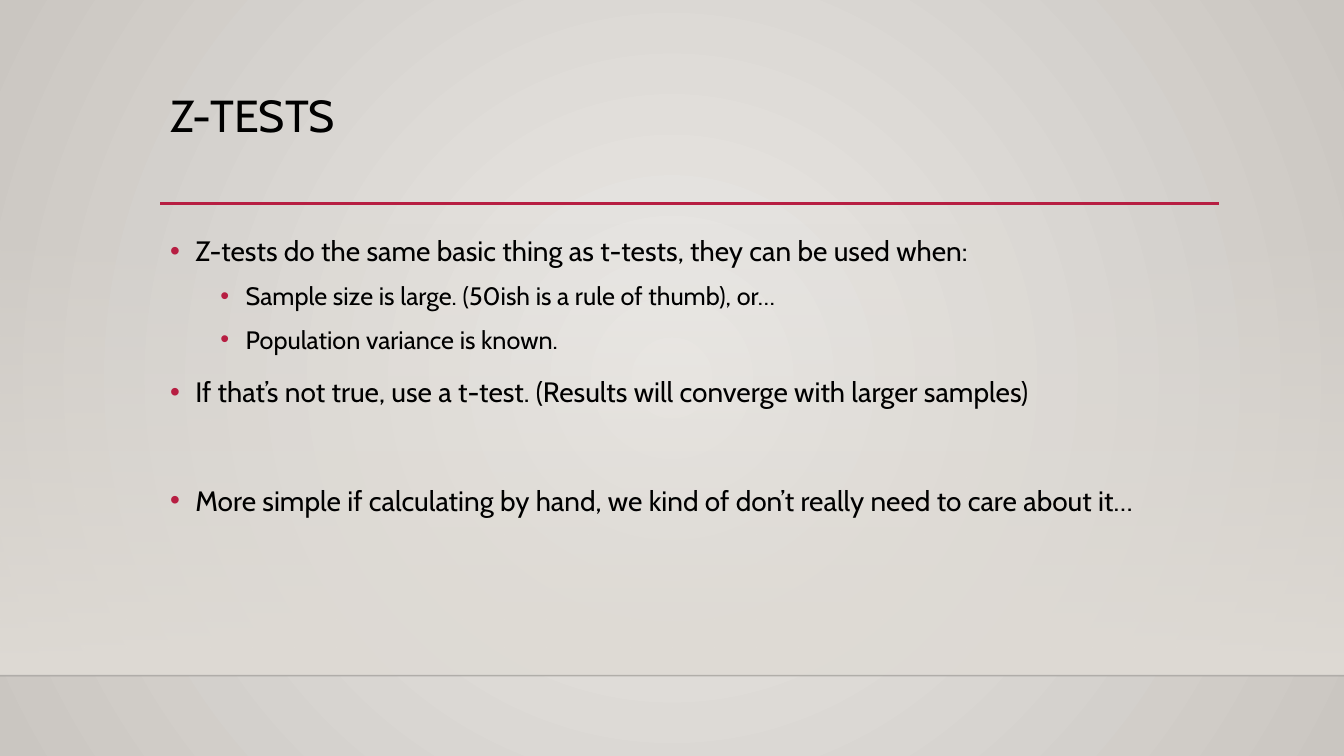
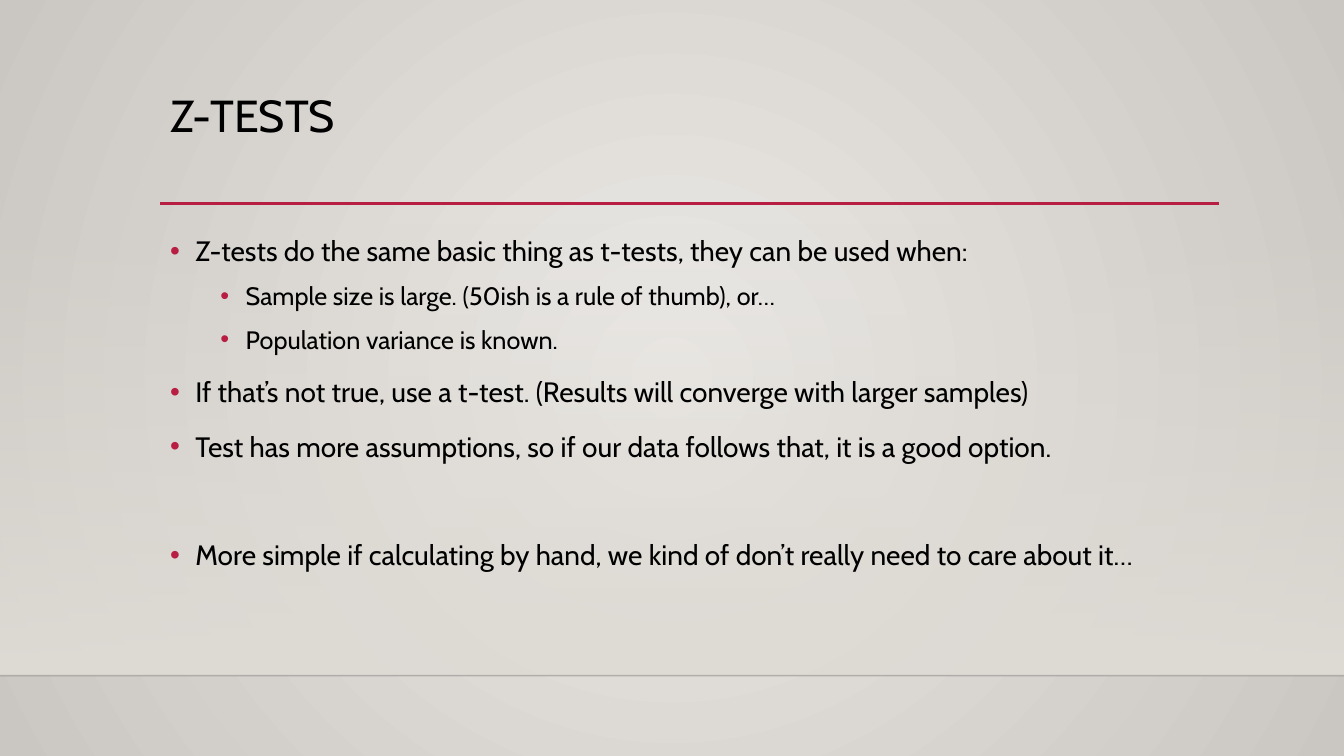
Before and after one commit to AkeemSemperDataScience/Basic_Stats_in_Python_Student_Repository, a slide deck: slide 37 of reference_material/slides/018_Hypothesis_Test.pptx (slide 36 before the commit). Drawn at 1344x756 pixels with LibreOffice and Linux fonts; fonts in the diff are those of the drawing; background and template pictures are left out. Boxes give left, top, right and bottom in pixels: in the first picture for what was removed or moved away, otherwise in the second. Text is boxed around its words. In the diff, an @@ line names an element or a change of style, - is before the commit and + after.

```diff
--- a/reference_material/slides/018_Hypothesis_Test.pptx
+++ b/reference_material/slides/018_Hypothesis_Test.pptx
@@ text at [195,436,1051,463]: paragraph added @@
+• Test has more assumptions, so if our data follows that, it is a good option.
```
Also in this commit, not shown: 5 other slides changed, 10 slides added, 6 slides removed, 7 other files.
